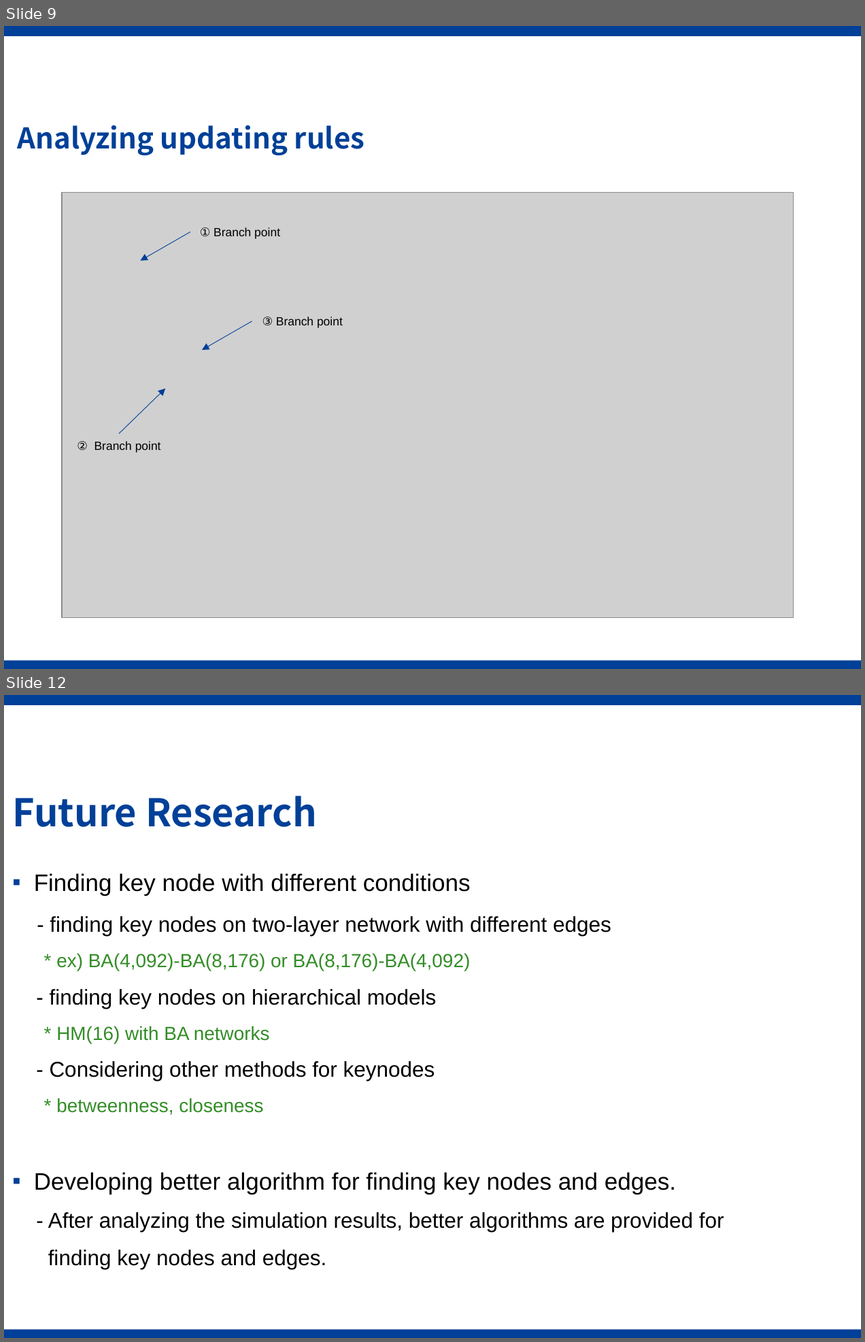
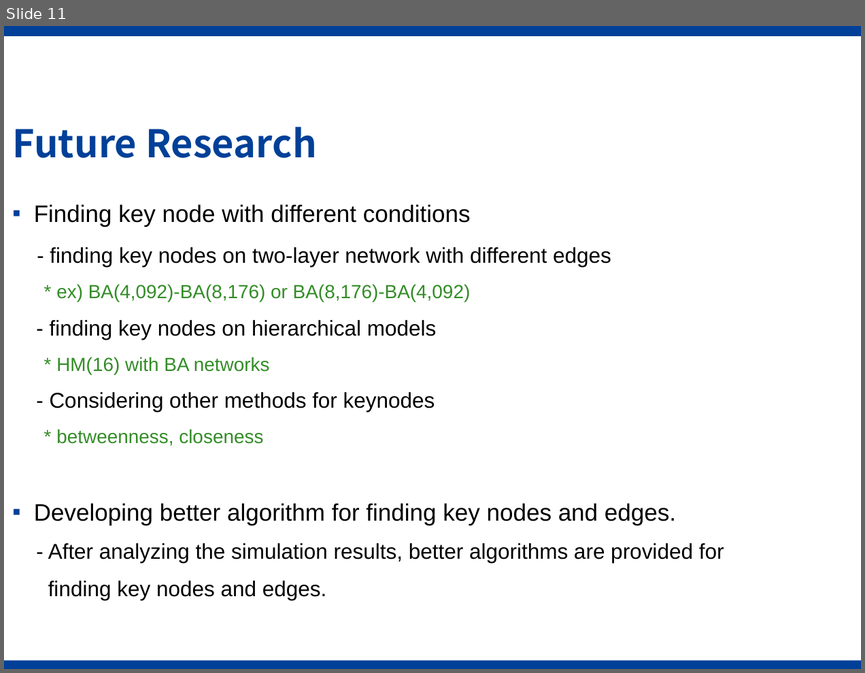
Before and after one commit to leighsix/thesisgit, a slide deck: progress12.pptx. Shown one above the other, each under a label of ours: slides 9 and 12 before the commit, slide 11 after it; the slides between them are not shown. The pictures are 865x1342 and 865x673 pixels, drawn with LibreOffice and Linux fonts; fonts in the diff are those of the drawing; grey boxes stand for pictures; background and template pictures are left out. Boxes give left, top, right and bottom in pixels: in the first picture for what was removed or moved away, otherwise in the second. Text is boxed around its words. In the diff, an @@ line names an element or a change of style, - is before the commit and + after.

```diff
--- a/progress12.pptx
+++ b/progress12.pptx
@@ slide 9 removed at (4,26,861,669), background #FFFFFF; not listed: 2 template elements that a slide beside it also shows @@
@@ title removed at (17,125,365,156) @@
-Analyzing updating rules
@@ picture removed at (61,192,793,617) @@
@@ text removed at (200,227,280,239) @@
-① Branch point
@@ arrow removed from (190, 231) to (140, 261) @@
@@ arrow removed from (252, 320) to (202, 350) @@
@@ text removed at (262,316,343,328) @@
-③ Branch point
@@ arrow removed from (119, 433) to (165, 388) @@
@@ text removed at (77,441,161,452) @@
-② Branch point
@@ what was slide 12 is now slide 11 @@
```
Also in this commit, not shown: 2 slides added, 2 other slides removed.
